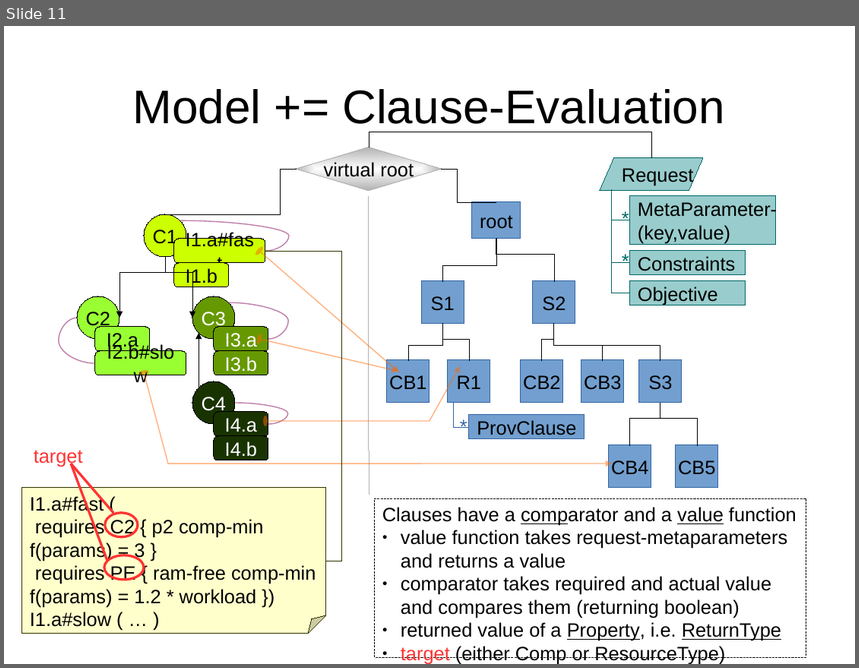
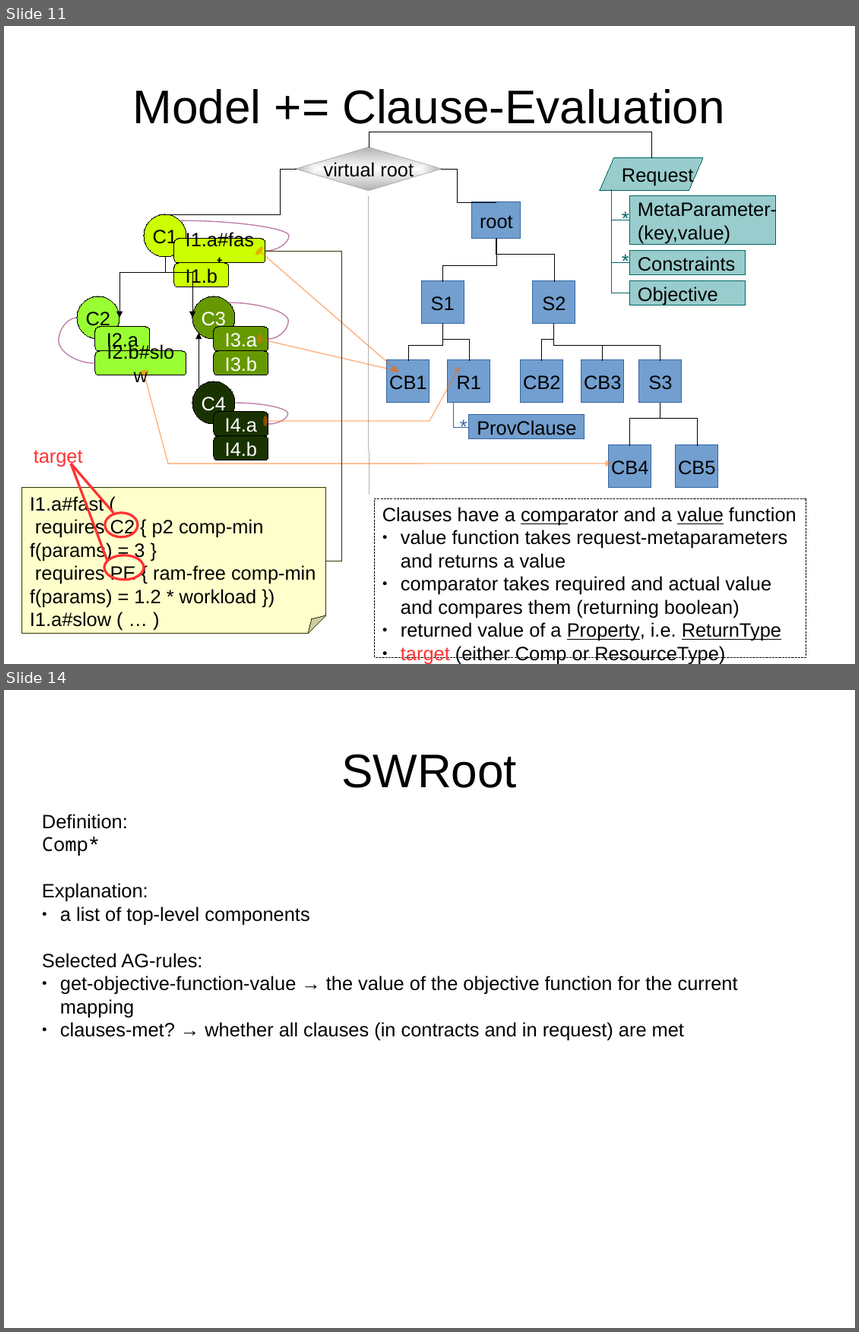
Before and after one commit to rene-schoene/racr-mquat, a slide deck: doc/the-model.odp. Shown one above the other, each under a label of ours: slide 11 before the commit, slides 11 and 14 after it; the slides between them are not shown. The pictures are 859x668 and 859x1332 pixels, drawn with LibreOffice and Linux fonts; fonts in the diff are those of the drawing. Boxes give left, top, right and bottom in pixels: in the first picture for what was removed or moved away, otherwise in the second. Text is boxed around its words. In the diff, an @@ line names an element or a change of style, - is before the commit and + after.

Commit message:
Begin with detailed docu of AST rules.

```diff
--- a/doc/the-model.odp
+++ b/doc/the-model.odp
@@ slide 14 added at [4, 690, 855, 1328], background #FFFFFF @@
@@ title added at [341, 754, 517, 788], 44 pt, text #000000 @@
+SWRoot
@@ text added at [42, 814, 738, 1041], 18 pt, text #000000 @@
+Definition:
+Comp*
+Explanation:
+● a list of top-level components
+Selected AG-rules:
+● get-objective-function-value → the value of the objective function for the current mapping
+● clauses-met? → whether all clauses (in contracts and in request) are met
```
Also in this commit, not shown: 15 other slides added, 1 other file.
